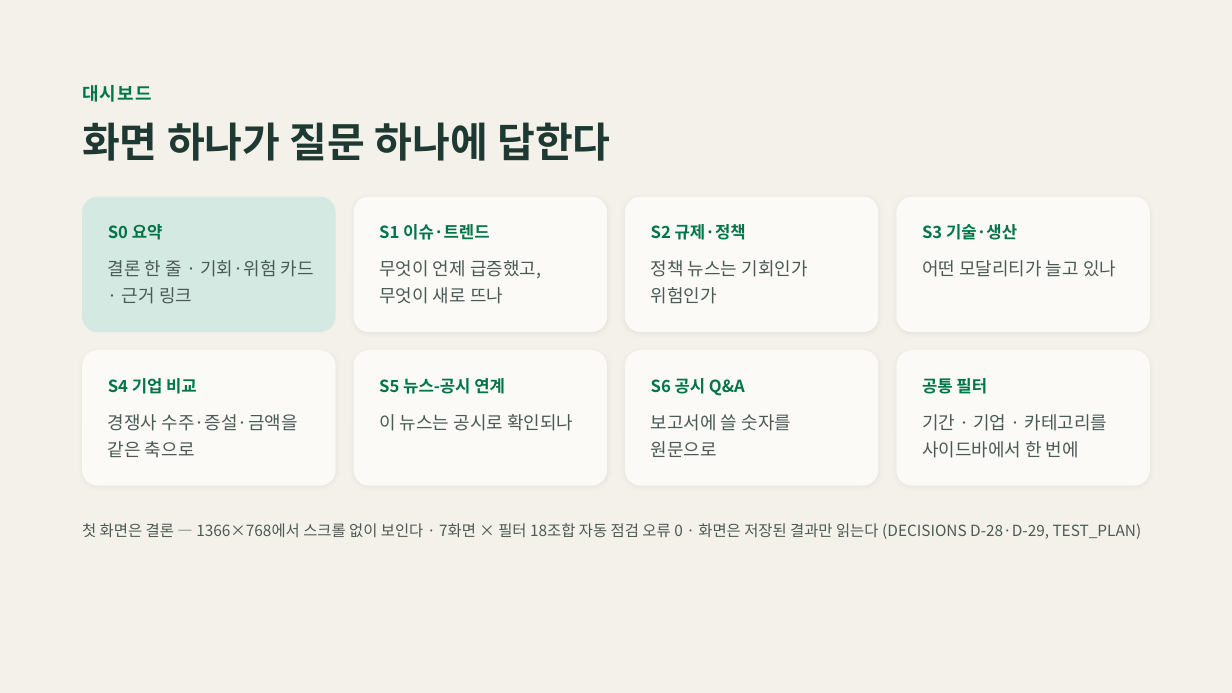
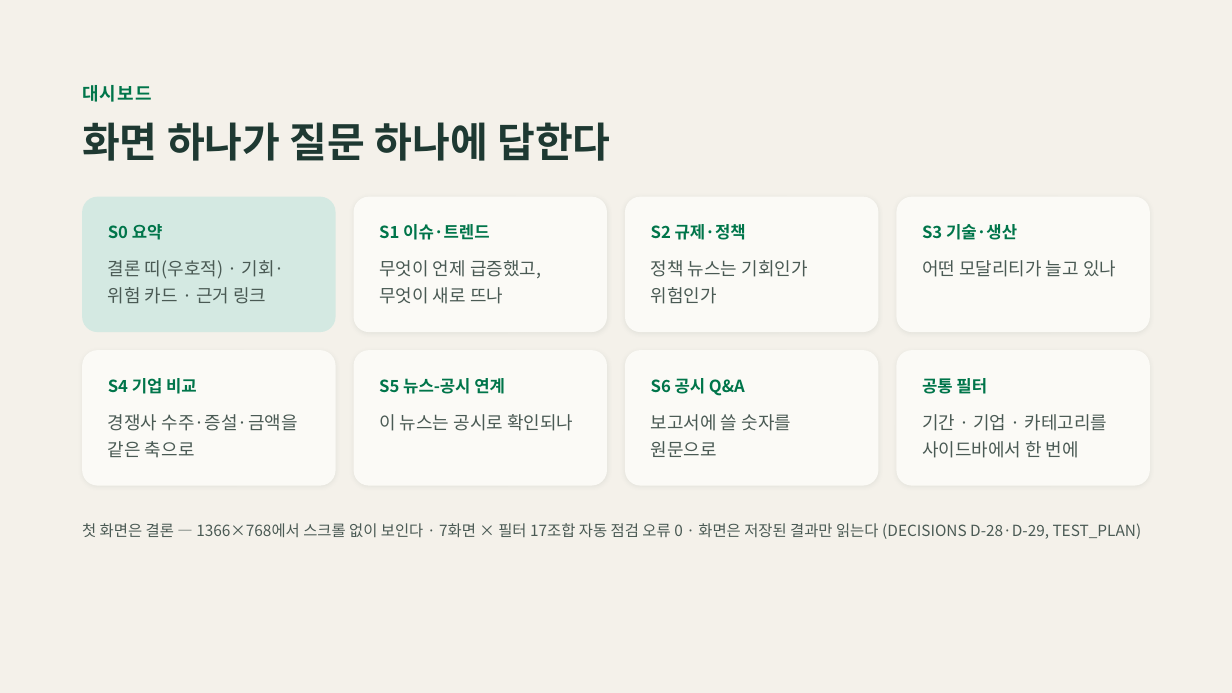
Before and after one commit to AI-Campus-1st/mid_proj_bio, a slide deck: slide 10 of docs/07_project-management/CDMO 이슈 대시보드 발표 초안.pptx. Drawn at 1232x693 pixels with LibreOffice and Linux fonts; fonts in the diff are those of the drawing. Boxes give left, top, right and bottom in pixels: in the first picture for what was removed or moved away, otherwise in the second. Text is boxed around its words. In the diff, an @@ line names an element or a change of style, - is before the commit and + after.

```diff
--- a/docs/07_project-management/CDMO 이슈 대시보드 발표 초안.pptx
+++ b/docs/07_project-management/CDMO 이슈 대시보드 발표 초안.pptx
@@ text at box(108, 260, 285, 304): text changed @@
-결론 한 줄 · 기회·위험 카드 · 근거 링크
+결론 띠(우호적) · 기회·위험 카드 · 근거 링크
@@ text at box(82, 523, 1142, 539): text changed @@
-첫 화면은 결론 — 1366×768에서 스크롤 없이 보인다 · 7화면 × 필터 18조합 자동 점검 오류 0 · 화면은 저장된 결과만 읽는다 (DECISIONS D-28·D-29, TEST_PLAN)
+첫 화면은 결론 — 1366×768에서 스크롤 없이 보인다 · 7화면 × 필터 17조합 자동 점검 오류 0 · 화면은 저장된 결과만 읽는다 (DECISIONS D-28·D-29, TEST_PLAN)
```
Also in this commit, not shown: 2 other slides changed, 1 other file.
